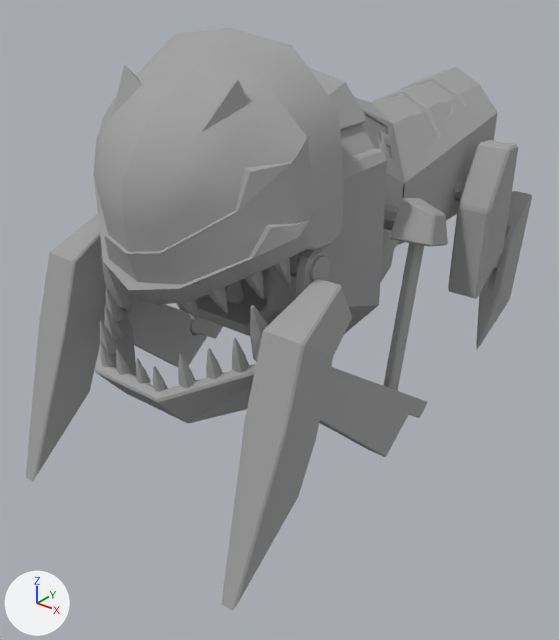
Renders of the FBX model Project/Assets/AssetDA/Ennemies/Mesh/MeSwarmerCut.FBX from each side of a commit.
Both versions are drawn from a 50 mm camera at (0.794, -1.06, 0.843) aimed at (-0.049, -0.006, 0.189). The axes (+X, +Y, +Z) are drawn at lower left. The lights are the same throughout. Where no turn or scale is listed for an object, it has been applied to the vertices.

Names of what the first picture shows: 'arriere droite', 'arriere droite.001', 'avant droite', 'avant gauche', 'machoire', 'masque', 'swamer001'.
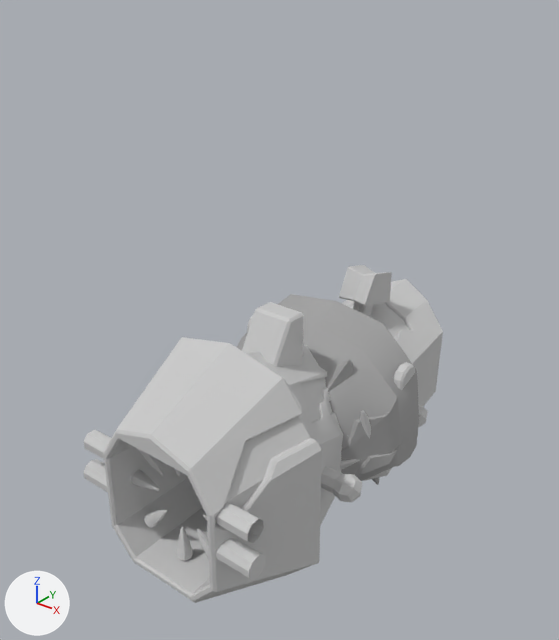
Where the newer file only moved an object's origin or applied its transform, the numbers keep the older frame.

What differs and where, as boxes [x1, y1, x2, y2] in the pictures (559 x 640 px):
'swamer001', recoloured, mesh moved
    before: [176, 67, 498, 336]
    after: [83, 279, 443, 603]
'masque', mesh moved
    before: [93, 28, 344, 320]
    after: [237, 294, 419, 485]
'avant droite', recoloured, mesh moved
    before: [222, 198, 448, 611]
    after: [303, 265, 374, 355]
'avant gauche', recoloured, mesh moved
    before: [26, 214, 223, 482]
    after: [302, 272, 392, 357]
'arriere droite', recoloured, mesh moved
    before: [448, 140, 532, 349]
    after: [249, 304, 304, 367]
'machoire', recoloured, mesh moved
    before: [95, 248, 328, 424]
    after: [247, 314, 415, 481]
'arriere droite.001', mesh moved
    before: [380, 251, 394, 283]
    after: [242, 302, 294, 361]

The change, as a diff of the scene's bpy script:
```diff
--- a/Project/Assets/AssetDA/Ennemies/Mesh/MeSwarmerCut.FBX.py
+++ b/Project/Assets/AssetDA/Ennemies/Mesh/MeSwarmerCut.FBX.py
@@ mat_01___default @@
+mat_01___default = principled_material('01 - Default')
+mat_01___default.base_color = (0.588, 0.588, 0.588)  # light grey #cacaca
+mat_01___default.roughness = 0.859
@@ me_mesh_003 @@
 me_mesh_003.from_pydata(...)  # 255 vertices, 278 faces; spans x -0.035..0.035, y -0.268..0.268, z -0.238..0.238
 # used by ob_avant_gauche; location = (-0.232, -0.208, 0.241)
-me_mesh_003.materials.append(mat_07___default)  # grey #a1a1a1
+# me_mesh_003 part 3: the whole mesh is moved by (0.232, 0.208, -0.241)
+me_mesh_003.materials.append(mat_01___default)  # light grey #cacaca
@@ me_mesh_006 @@
 me_mesh_006.from_pydata(...)  # 420 vertices, 788 faces; spans x -0.192..0.192, y -0.128..0.128, z -0.131..0.131
 # used by ob_machoire; location = (0.0, -0.303, 0.321)
-me_mesh_006.materials.append(mat_07___default)  # grey #a1a1a1
+# me_mesh_006 part 6: the whole mesh is moved by (0.0, 0.303, -0.321)
+me_mesh_006.materials.append(mat_01___default)  # light grey #cacaca
@@ me_mesh @@
 me_mesh.from_pydata(...)  # 1638 vertices, 3020 faces; spans x -0.231..0.231, y -0.394..0.394, z -0.235..0.235
 # used by ob_swamer001; location = (0.0, 0.151, 0.446)
-me_mesh.materials.append(mat_07___default)  # grey #a1a1a1
+# me_mesh part 4: the whole mesh is moved by (0.0, -0.151, -0.446)
+me_mesh.materials.append(mat_01___default)  # light grey #cacaca
@@ me_mesh_004 @@
 me_mesh_004.from_pydata(...)  # 158 vertices, 304 faces; spans x -0.042..0.042, y -0.16..0.16, z -0.248..0.248
 # used by ob_arriere_droite_001; location = (-0.177, 0.45, 0.247)
+# me_mesh_004 part 2: the whole mesh is moved by (0.177, -0.45, -0.247)
 me_mesh_004.materials.append(mat_07___default)
@@ me_mesh_005 @@
 me_mesh_005.from_pydata(...)  # 437 vertices, 504 faces; spans x -0.206..0.206, y -0.115..0.115, z -0.202..0.202
 # used by ob_masque; location = (0.0, -0.294, 0.534)
+# me_mesh_005 part 7: the whole mesh is moved by (0.0, 0.294, -0.534)
 me_mesh_005.materials.append(mat_07___default)
@@ me_mesh_001 @@
 me_mesh_001.from_pydata(...)  # 255 vertices, 278 faces; spans x -0.035..0.035, y -0.268..0.268, z -0.238..0.238
 # used by ob_avant_droite; location = (0.232, -0.208, 0.241)
-me_mesh_001.materials.append(mat_07___default)  # grey #a1a1a1
+# me_mesh_001 part 1: the whole mesh is moved by (-0.232, 0.208, -0.241)
+me_mesh_001.materials.append(mat_01___default)  # light grey #cacaca
@@ me_mesh_002 @@
 me_mesh_002.from_pydata(...)  # 158 vertices, 304 faces; spans x -0.042..0.042, y -0.16..0.16, z -0.248..0.248
 # used by ob_arriere_droite; location = (0.177, 0.45, 0.247)
-me_mesh_002.materials.append(mat_07___default)  # grey #a1a1a1
+# me_mesh_002 part 5: the whole mesh is moved by (-0.177, -0.45, -0.247)
+me_mesh_002.materials.append(mat_01___default)  # light grey #cacaca
```
